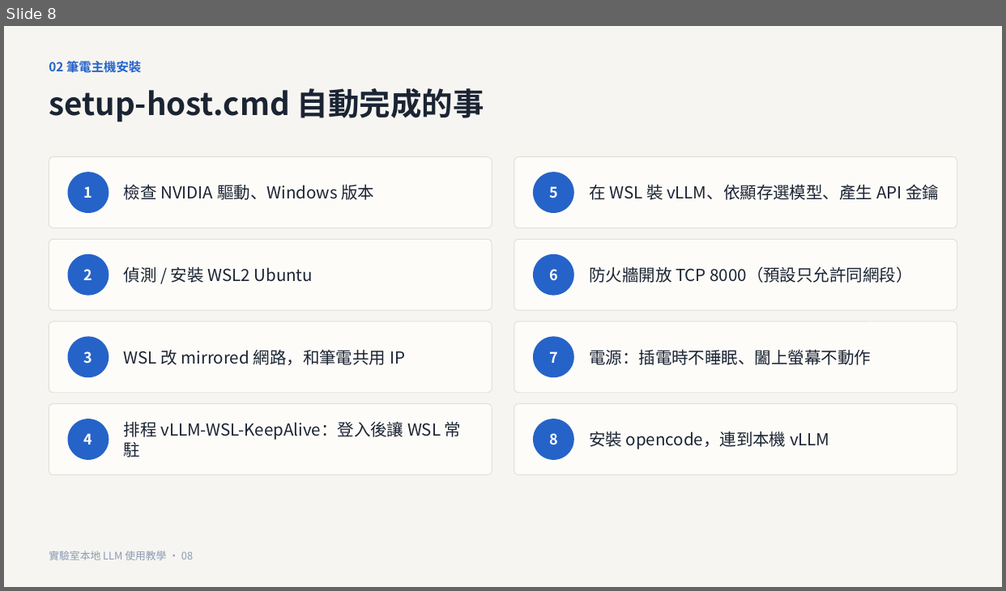
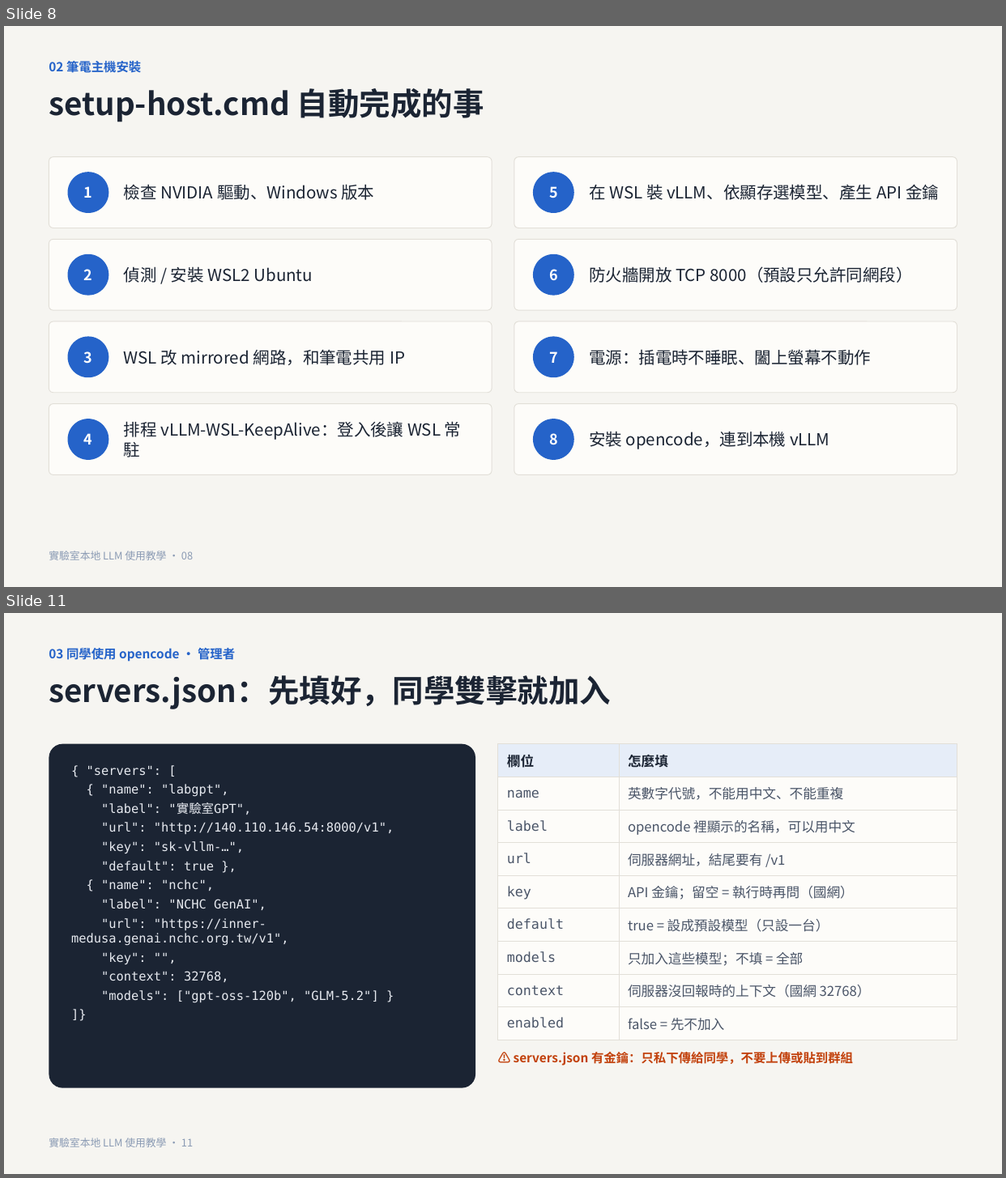
Before and after one commit to CYH4157/local-llm, a slide deck: docs/實驗室本地LLM使用教學.pptx. Shown one above the other, each under a label of ours: slide 8 before the commit, slides 8 and 11 after it; the slides between them are not shown. The pictures are 1006x591 and 1006x1178 pixels, drawn with LibreOffice and Linux fonts; fonts in the diff are those of the drawing. Boxes give left, top, right and bottom in pixels: in the first picture for what was removed or moved away, otherwise in the second. Text is boxed around its words. In the diff, an @@ line names an element or a change of style, - is before the commit and + after.

```diff
--- a/docs/實驗室本地LLM使用教學.pptx
+++ b/docs/實驗室本地LLM使用教學.pptx
@@ slide 11 added at (4, 613, 1002, 1174), background #F6F5F1 @@
@@ text added at (49, 646, 235, 662), 12 pt, text #2563C9, bold @@
+03 同學使用 opencode · 管理者
@@ text added at (49, 675, 611, 709), 30 pt, text #1B2433, bold @@
+servers.json：先填好，同學雙擊就加入
@@ rounded rectangle added at (49, 744, 475, 1088), fill #1B2433 @@
@@ table added at (498, 744, 957, 1041), 9 rows, 2 columns @@
+欄位 | 怎麼填
+name | 英數字代號，不能用中文、不能重複
+label | opencode 裡顯示的名稱，可以用中文
+url | 伺服器網址，結尾要有 /v1
+key | API 金鑰；留空 = 執行時再問（國網）
+default | true = 設成預設模型（只設一台）
+models | 只加入這些模型；不填 = 全部
+context | 伺服器沒回報時的上下文（國網 32768）
+enabled | false = 先不加入
@@ text added at (71, 765, 394, 1003), 12 pt, text #E6E9EF @@
+{ "servers": [
+{ "name": "labgpt",
+"label": "實驗室GPT",
+"url": "http://140.110.146.54:8000/v1",
+"key": "sk-vllm-…",
+"default": true },
+{ "name": "nchc",
+"label": "NCHC GenAI",
+"url": "https://inner-medusa.genai.nchc.org.tw/v1",
+"key": "",
+"context": 32768,
+"models": ["gpt-oss-120b", "GLM-5.2"] }
+]}
@@ text added at (513, 1052, 853, 1066), 12 pt, text #C2410C, bold @@
+⚠️ servers.json 有金鑰：只私下傳給同學，不要上傳或貼到群組
@@ text added at (49, 1138, 193, 1148), 10 pt, text #8B9BB4 @@
+實驗室本地 LLM 使用教學 · 11
```
Also in this commit, not shown: 17 slides changed, 4 other slides added, 8 other files.
